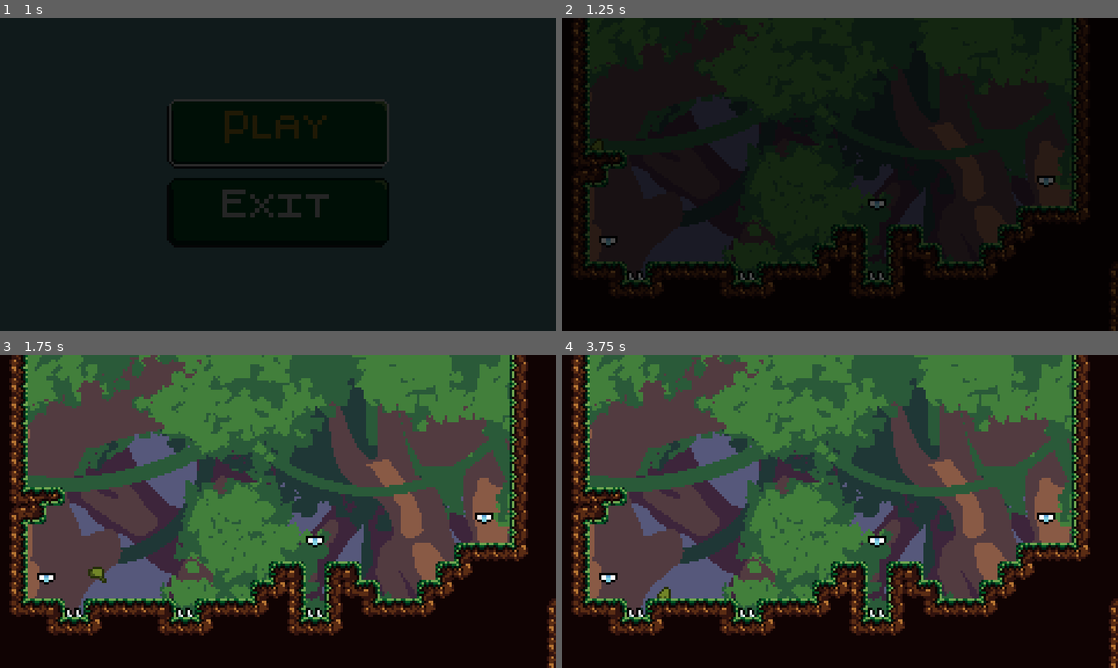
Above: before the commit, frames 1-4 (two rows, left to right).
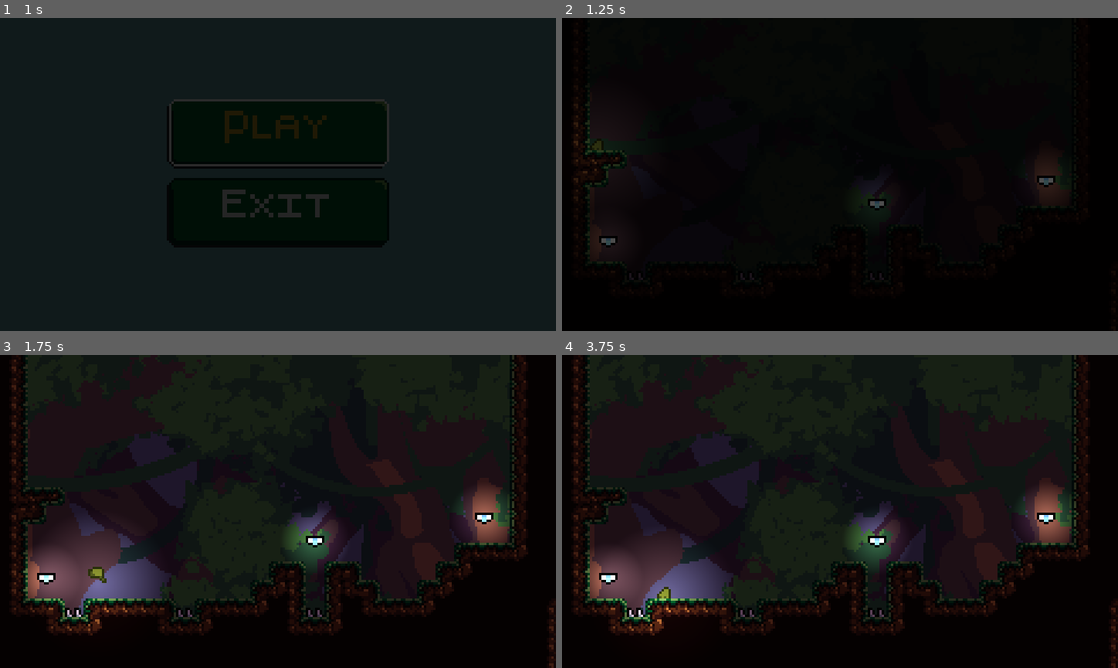
Above: after the commit, the same moments.

Repository: jacristi/froglore
Game: Godot game, scene res://ui/start_menu.tscn
Same seed, same stepped clock (60 frames per second), same inputs: the game is played once before the commit and once after it.
Inputs:
- Up to frame 1 (1 s): click "Play" at 0.5 s
- Up to frame 2 (1.25 s): no input
- Up to frame 3 (1.75 s): hold Right (move_right) from 1.28 s (still down)
- Up to frame 4 (3.75 s): release Right (move_right) at 2.78 s; hold Left (move_left) 2.78-3.53 s; hold Right (move_right) from 3.53 s (still down)

Frame 1 is identical in both runs. In frame 2, 21% of the frame differs, in the area x 2-100%, y 0-100%; in frame 3, 69%; in frame 4, 69%, in the area x 1-100%, y 0-100%.

Commit message:
feat: music track + small updates

Diff:
--- a/entities/collectables/bug1.gd
+++ b/entities/collectables/bug1.gd
@@ -1,5 +1,11 @@
 extends Area2D
 
+
+
+func _ready() -> void:
+    pass
+    ### Get total bugs in level
+    ### on
 
 func _on_body_entered(area: CharacterBody2D):
     var bugs = get_tree().get_nodes_in_group("Bugs")
--- a/entities/collectables/bug1.tscn
+++ b/entities/collectables/bug1.tscn
@@ -42,6 +42,15 @@
 [sub_resource type="RectangleShape2D" id="RectangleShape2D_46sa1"]
 size = Vector2(4, 5)
 
+[sub_resource type="Gradient" id="Gradient_lsbyy"]
+offsets = PackedFloat32Array(0, 0.341549)
+colors = PackedColorArray(1, 1, 1, 1, 0, 0, 0, 1)
+
+[sub_resource type="GradientTexture2D" id="GradientTexture2D_gjt5t"]
+gradient = SubResource("Gradient_lsbyy")
+fill = 1
+fill_from = Vector2(0.5, 0.5)
+
 [node name="Bug" type="Area2D" groups=["Bugs"]]
 collision_layer = 0
 collision_mask = 2
@@ -57,5 +66,9 @@
 [node name="CollisionShape2D" type="CollisionShape2D" parent="."]
 position = Vector2(0, -0.5)
 shape = SubResource("RectangleShape2D_46sa1")
+debug_color = Color(0, 0.6, 0.701961, 0)
+
+[node name="PointLight2D" type="PointLight2D" parent="."]
+texture = SubResource("GradientTexture2D_gjt5t")
 
 [connection signal="body_entered" from="." to="." method="_on_body_entered"]
--- a/entities/player/frog_character.tscn
+++ b/entities/player/frog_character.tscn
@@ -144,6 +144,15 @@
 [sub_resource type="RectangleShape2D" id="RectangleShape2D_57hb4"]
 size = Vector2(4, 2)
 
+[sub_resource type="Gradient" id="Gradient_5wdq5"]
+offsets = PackedFloat32Array(0, 0.714789)
+colors = PackedColorArray(1, 1, 1, 1, 0, 0, 0, 1)
+
+[sub_resource type="GradientTexture2D" id="GradientTexture2D_fwe1r"]
+gradient = SubResource("Gradient_5wdq5")
+fill = 1
+fill_from = Vector2(0.5, 0.5)
+
 [node name="FrogCharacter" type="CharacterBody2D"]
 collision_layer = 2
 collision_mask = 5
@@ -174,3 +183,6 @@
 [node name="CollisionShape2D" type="CollisionShape2D" parent="HazardDetector"]
 position = Vector2(0, -2)
 shape = SubResource("RectangleShape2D_57hb4")
+
+[node name="PointLight2D" type="PointLight2D" parent="."]
+texture = SubResource("GradientTexture2D_fwe1r")
--- /dev/null
+++ b/entities/world/music_player.tscn
@@ -0,0 +1,11 @@
+[gd_scene load_steps=2 format=3 uid="uid://bxq28plxba3el"]
+
+[ext_resource type="AudioStream" uid="uid://cddh62upudvni" path="res://assets/audio/Musinova Ambient Music Pack - Mystical Land.wav" id="1_6ta70"]
+
+[node name="MusicPlayer" type="Node"]
+process_mode = 3
+
+[node name="AudioStreamPlayer2D" type="AudioStreamPlayer2D" parent="."]
+stream = ExtResource("1_6ta70")
+autoplay = true
+area_mask = 0
--- a/entities/world/world.tscn
+++ b/entities/world/world.tscn
@@ -24,3 +24,9 @@
 z_index = -15
 position = Vector2(122, 156)
 texture = ExtResource("5_fna5j")
+
+[node name="DirectionalLight2D" type="DirectionalLight2D" parent="."]
+position = Vector2(111, -40)
+color = Color(0.862745, 1, 0.882353, 1)
+energy = 0.75
+blend_mode = 1
--- a/project.godot
+++ b/project.godot
@@ -19,6 +19,7 @@
 
 Events="*res://events/Events.gd"
 LevelTransition="*res://entities/world/level_transition.tscn"
+MusicPlayer="*res://entities/world/music_player.tscn"
 
 [display]
 
Not shown, added: assets/audio/Musinova Ambient Music Pack - Mystical Land.wav.import
Not shown: 1 places in entities/collectables/bug1.tscn that only renumber resources
Not shown: 1 places in entities/player/frog_character.tscn that only renumber resources
Not shown, added: assets/audio/Musinova Ambient Music Pack - Mystical Land.wav
